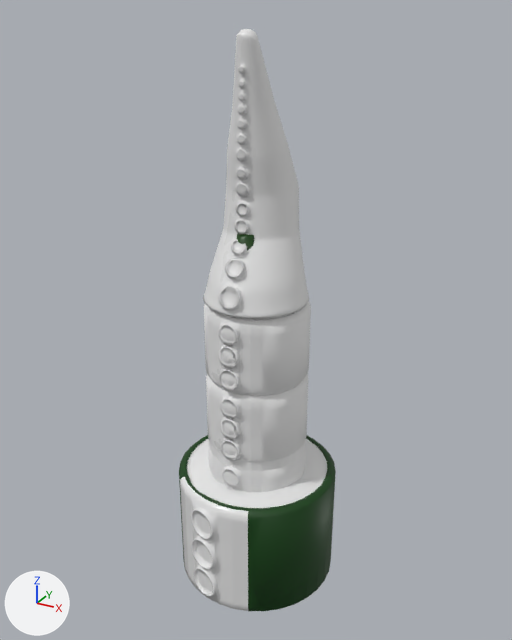
One commit to the FBX model res/enemy/enemy_deaths.fbx: the scene before it, then after it.
One viewpoint serves both versions: a 50 mm camera at (3.31, -6.04, 6.23) aimed at (-0.04, 0.04, 3.19). The lights are fixed; the arrows at lower left show +X, +Y and +Z. Where no turn or scale is listed for an object, it has been applied to the vertices.

In view in the first picture: 'Cube.001', 'Cylinder.001', 'bake.001', 'bake.002', 'bake.003', 'bake_top', 'tentacle'.
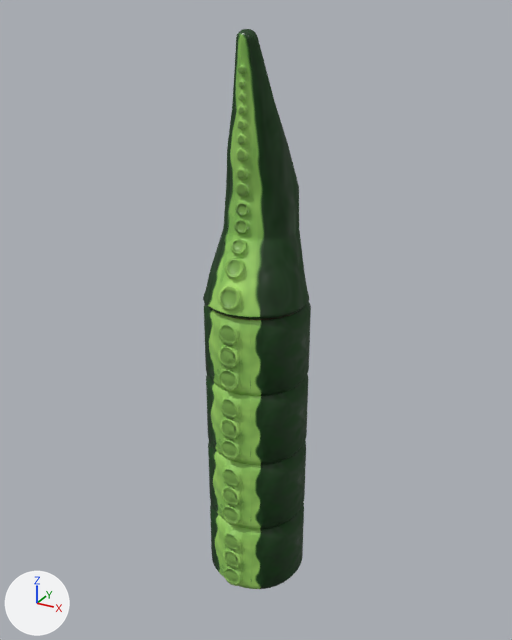
Boxes (x1, y1, x2, y2) around the edits, measured in the pictures (512 x 640 px):
'Cube.001', deleted: before (179, 435, 336, 611)
    faces in mat_skin (dark green #074007): (179, 435, 336, 611)
    faces in mat_succ (white #e7e7e7): (180, 477, 248, 611)
    faces in mat_flesh (white #e7e7e7): (187, 438, 328, 508)
'bake_top', recoloured (grey to green): (203, 29, 309, 320) in both
'bake.003', recoloured (grey to green): (204, 301, 311, 396) in both
'bake.002', recoloured (grey to green): (206, 374, 308, 465) in both
'bake.001', recoloured (grey to green): (208, 441, 306, 529) in both
'Cylinder.001', deleted: before (209, 441, 305, 471)
'tentacle', deleted: before (237, 233, 254, 250)
'bake', unchanged, uncovered by the edit: after (210, 503, 304, 589)

What changed in the scene script:
```text
Add img_no_emission_png:
    img_no_emission_png = load_image('no_emission.png', 'enemy/segment/no_emission.png', 100, 100, 'sRGB')
Add img_tntcl_seg_albedo_png:
    img_tntcl_seg_albedo_png = load_image('tntcl_seg_albedo.png', 'enemy/segment/tntcl_seg_albedo.png', 1024, 1024, 'sRGB')
Add img_no_emission_png_001:
    img_no_emission_png_001 = load_image('no_emission.png.001', 'enemy/segment_top/no_emission.png', 100, 100, 'sRGB')
Add img_tentcl_segment_top_albedo_png:
    img_tentcl_segment_top_albedo_png = load_image('tentcl_segment_top_albedo.png', 'enemy/segment_top/tentcl_segment_top_albedo.png', 1024, 1024, 'sRGB')
Add mat_segment_001:
    mat_segment_001 = bpy.data.materials.new('segment.001')
    # uses the picture img_no_emission_png
    # uses the picture img_tntcl_seg_albedo_png
    # uses the picture img_tntcl_seg_metallic_png
    # uses the picture img_tntcl_seg_normal_png
    # uses the picture img_tntcl_seg_roughness_png
Add mat_segment_top_001:
    mat_segment_top_001 = bpy.data.materials.new('segment_top.001')
    # uses the picture img_no_emission_png_001
    # uses the picture img_tentcl_segment_top_albedo_png
    # uses the picture img_tentcl_segment_top_metallic_png
    # uses the picture img_tentcl_segment_top_normal_png
    # uses the picture img_tentcl_segment_top_roughness_png
Change me_cube_003:
    where me_cube_003.from_pydata(...)  # 672 vertices, 642 faces; spans x -0.56..0.56, y -0.597..0.56, z 0.851..1.78
    remove me_cube_003.materials.append(mat_segment)
    add me_cube_003.materials.append(mat_segment_001)
Change me_cube_006:
    where me_cube_006.from_pydata(...)  # 672 vertices, 642 faces; spans x -0.56..0.56, y -0.597..0.56, z 2.559..3.487
    remove me_cube_006.materials.append(mat_segment)
    add me_cube_006.materials.append(mat_segment_001)
Change me_cylinder:
    where me_cylinder.from_pydata(...)  # 2057 vertices, 2041 faces; spans x -0.55..0.55, y -0.59..0.53, z 3.4..6.06
    remove me_cylinder.materials.append(mat_segment_top)
    add me_cylinder.materials.append(mat_segment_top_001)
Change me_cube_005:
    where me_cube_005.from_pydata(...)  # 672 vertices, 642 faces; spans x -0.56..0.56, y -0.597..0.56, z 1.716..2.645
    remove me_cube_005.materials.append(mat_segment)
    add me_cube_005.materials.append(mat_segment_001)
Remove ob_cube_001:
    ob_cube_001 = bpy.data.objects.new('Cube.001', me_cube_001)
    ob_cube_001.location = (0.0, 0.0, 0.7)
Remove ob_tentacle:
    ob_tentacle = bpy.data.objects.new('tentacle', me_tentacle)
    ob_tentacle.location = (0.0, 0.0, 0.0)
Remove ob_cylinder_001:
    ob_cylinder_001 = bpy.data.objects.new('Cylinder.001', me_cylinder_001)
    ob_cylinder_001.location = (0.0, 0.0, 0.87)
```
